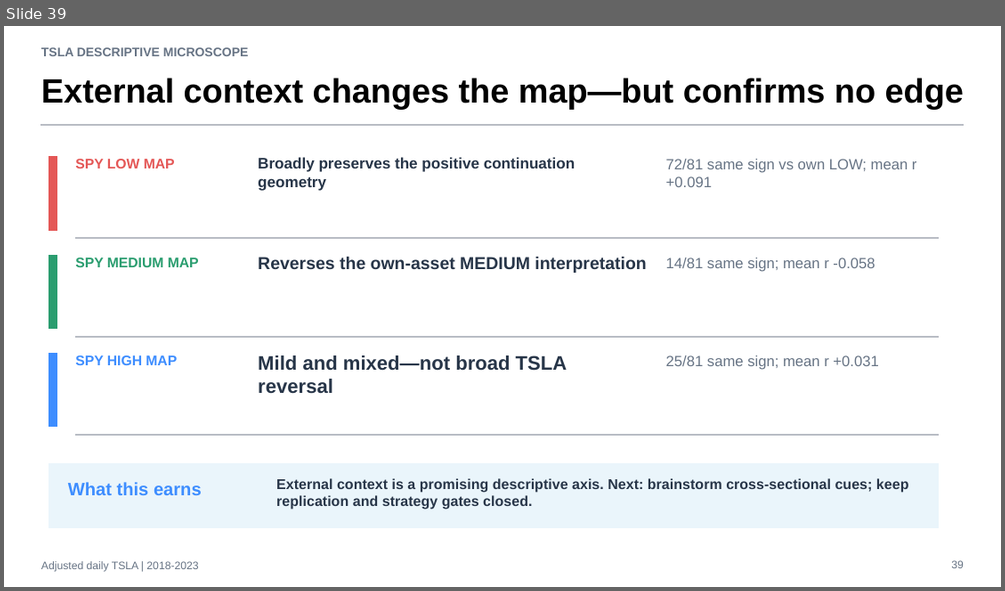
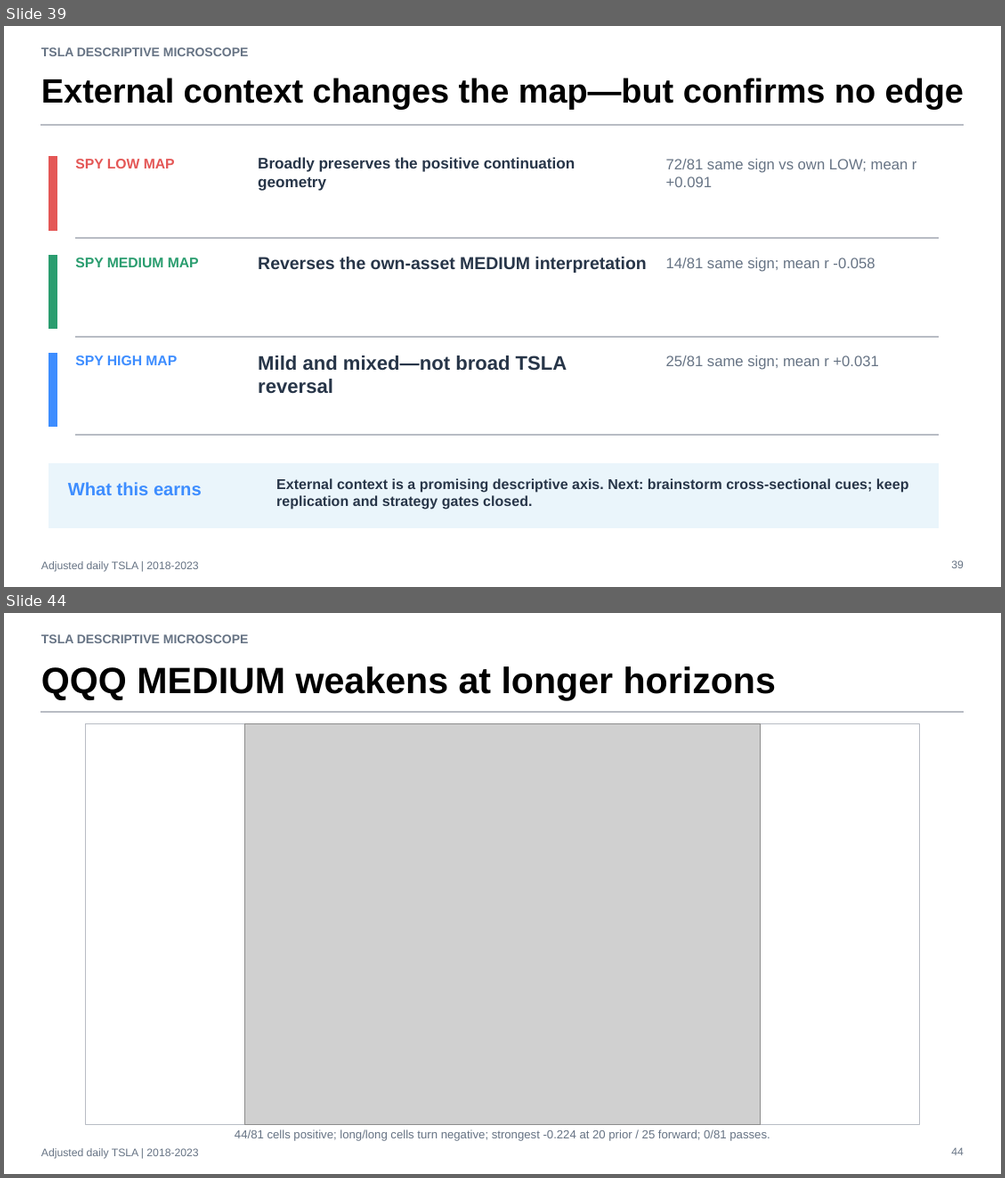
Before and after one commit to Francisc0Franc0/Time-Series-Modeling-Gen5, a slide deck: operator_hypothesis_lab/presentations/tsla_descriptive_microscope_evidence.pptx. Shown one above the other, each under a label of ours: slide 39 before the commit, slides 39 and 44 after it; the slides between them are not shown. The pictures are 1005x591 and 1005x1178 pixels, drawn with LibreOffice and Linux fonts; fonts in the diff are those of the drawing; grey boxes stand for pictures. Boxes give left, top, right and bottom in pixels: in the first picture for what was removed or moved away, otherwise in the second. Text is boxed around its words. In the diff, an @@ line names an element or a change of style, - is before the commit and + after.

```diff
--- a/operator_hypothesis_lab/presentations/tsla_descriptive_microscope_evidence.pptx
+++ b/operator_hypothesis_lab/presentations/tsla_descriptive_microscope_evidence.pptx
@@ slide 44 added at bbox=[4, 613, 1001, 1174], background #FFFFFF @@
@@ text added at bbox=[41, 634, 249, 643], 12 pt, text #667384, bold @@
+TSLA DESCRIPTIVE MICROSCOPE
@@ text added at bbox=[41, 666, 776, 700], 35.2 pt, text #000000, bold @@
+QQQ MEDIUM weakens at longer horizons
@@ rectangle added at bbox=[41, 711, 963, 713], fill #B8BCC4, outline #B8BCC4 0 pt @@
@@ rectangle added at bbox=[86, 723, 919, 1125], fill #FFFFFF, outline #B8BCC4 0.75 pt @@
@@ picture added at bbox=[245, 723, 760, 1125] @@
@@ text added at bbox=[235, 1129, 769, 1141], 11.2 pt, text #667384 @@
+44/81 cells positive; long/long cells turn negative; strongest -0.224 at 20 prior / 25 forward; 0/81 passes.
@@ text added at bbox=[41, 1148, 198, 1159], 10.5 pt, text #667384 @@
+Adjusted daily TSLA | 2018-2023
@@ text added at bbox=[951, 1147, 963, 1155], 10.5 pt, text #667384 @@
+44
```
Also in this commit, not shown: 7 other slides added, 5 other files.
